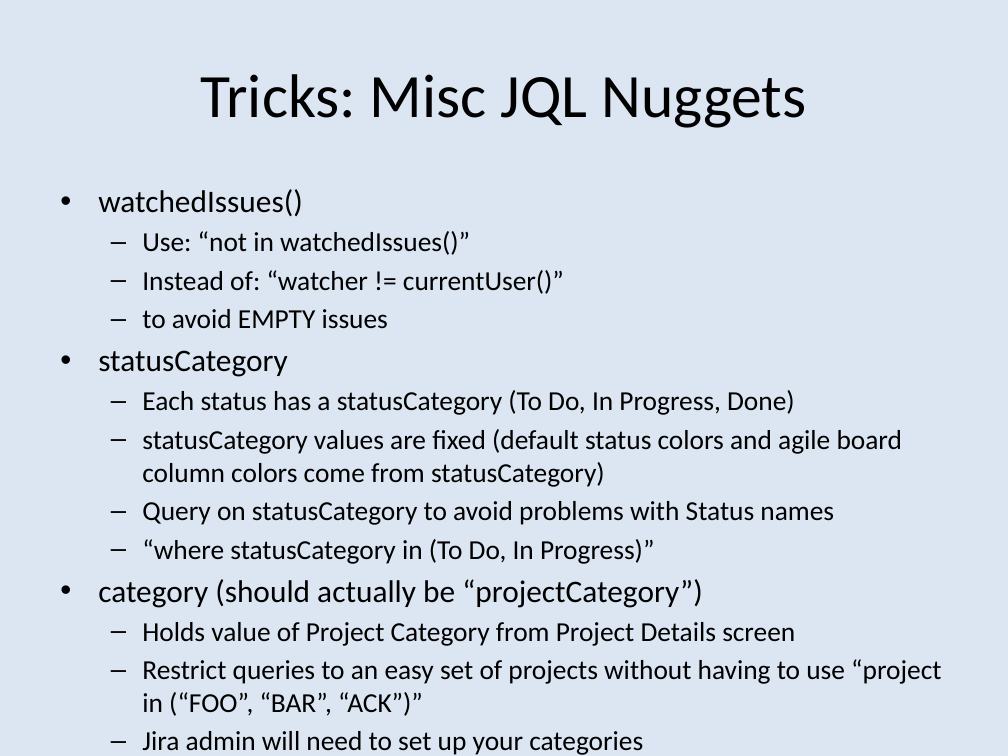
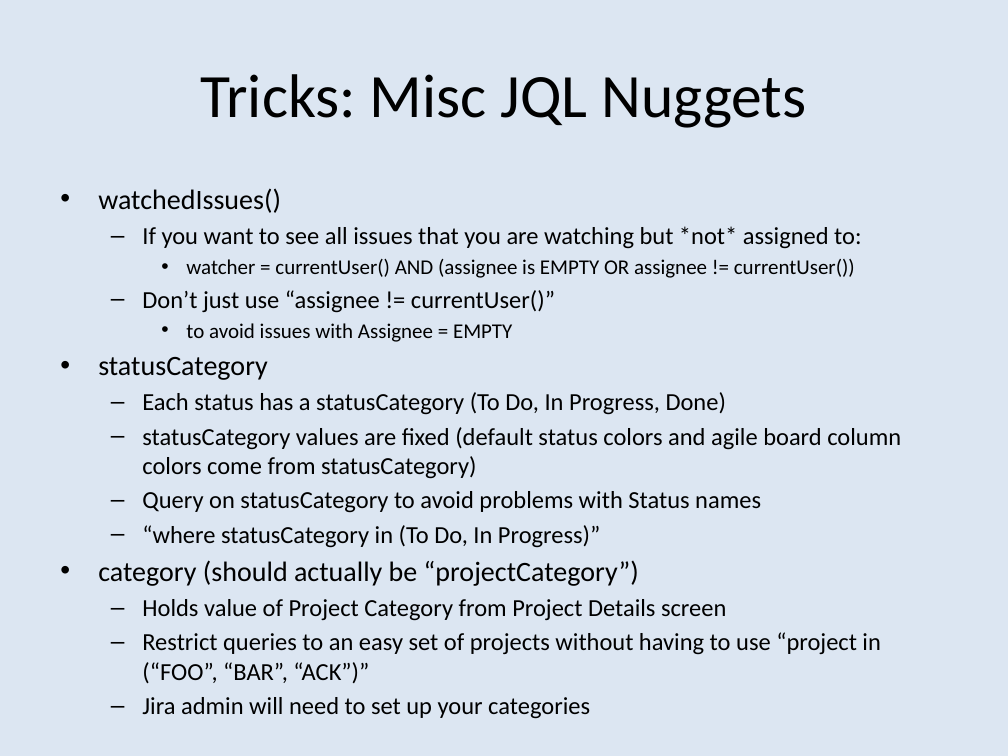
Before and after one commit to bobk/jirapresentations, a slide deck: slide 10 of Jira Epic Thoughts and Jira Agile Tips and Tricks 1.pptx. Drawn at 1008x756 pixels with LibreOffice and Linux fonts; fonts in the diff are those of the drawing. Boxes give left, top, right and bottom in pixels: in the first picture for what was removed or moved away, otherwise in the second. Text is boxed around its words. In the diff, an @@ line names an element or a change of style, - is before the commit and + after.

```diff
--- a/Jira Epic Thoughts and Jira Agile Tips and Tricks 1.pptx
+++ b/Jira Epic Thoughts and Jira Agile Tips and Tricks 1.pptx
@@ text at [98, 188, 901, 719]: size 22.4 to 20 pt in "watchedIssues()", "statusCategory", "category (should actually be “projectCategory”)"; size 19.6 to 17.5 pt in "Each status has a statusCategory (To Do, ...", "statusCategory values are fixed (default status colors ...", "Query on statusCategory to avoid problems with ...", "“where statusCategory in (To Do, In Progress)”" and 3 more places @@
@@ text at [142, 226, 861, 342]: text changed; size 19.6 to 17.5 pt @@
-  – Use: “not in watchedIssues()”
-  – Instead of: “watcher != currentUser()”
-  – to avoid EMPTY issues
+  – If you want to see all issues that you are watching but *not* assigned to:
+    • watcher = currentUser() AND (assignee is EMPTY OR assignee != currentUser())
+  – Don’t just use “assignee != currentUser()”
+    • to avoid issues with Assignee = EMPTY
```
Also in this commit, not shown: 7 other slides changed.
